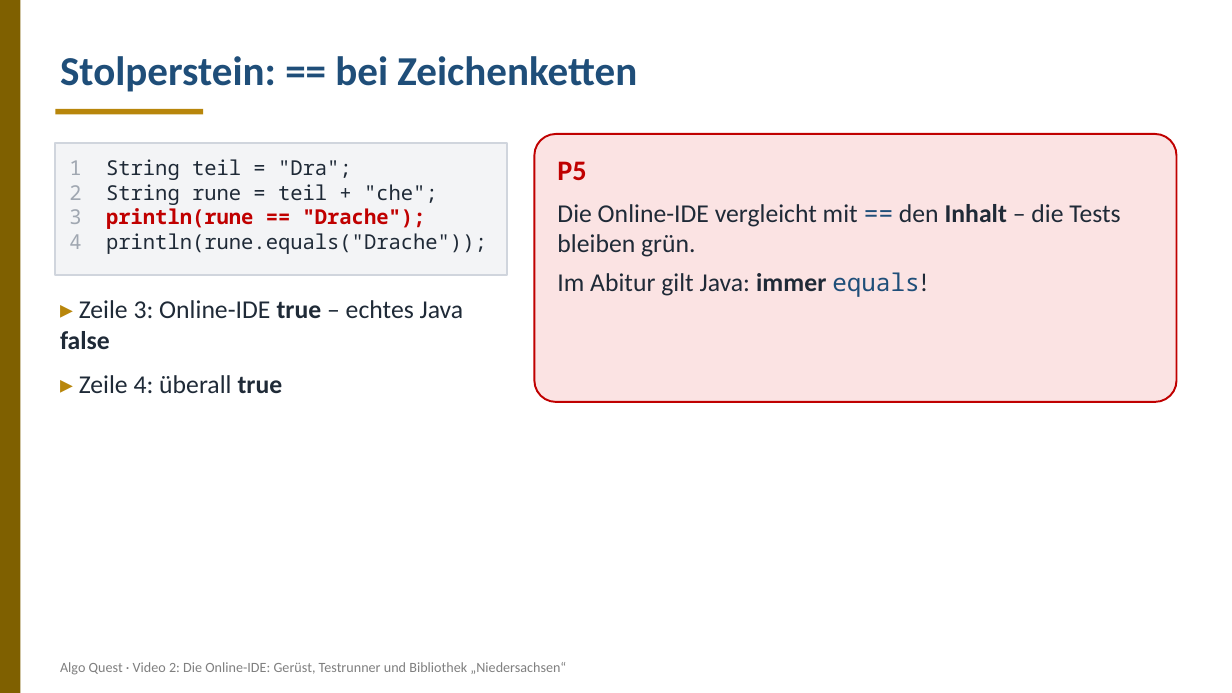
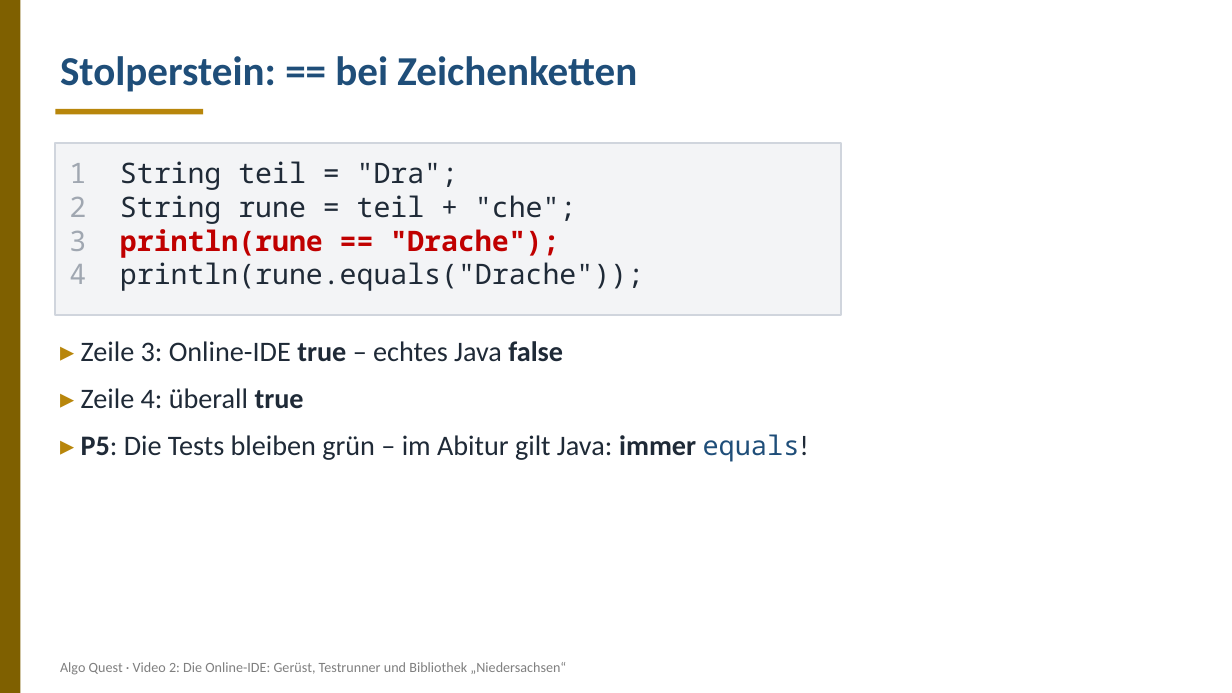
Before and after one commit to frankjuchim/AlgoQuest, a slide deck: slide 14 of materialien/Videos/02_Online-IDE_und_Testrunner/AQ_Video02_Online-IDE_und_Testrunner_Folien.pptx. Drawn at 1232x693 pixels with LibreOffice and Linux fonts; fonts in the diff are those of the drawing. Boxes give left, top, right and bottom in pixels: in the first picture for what was removed or moved away, otherwise in the second. Text is boxed around its words. In the diff, an @@ line names an element or a change of style, - is before the commit and + after.

```diff
--- a/materialien/Videos/02_Online-IDE_und_Testrunner/AQ_Video02_Online-IDE_und_Testrunner_Folien.pptx
+++ b/materialien/Videos/02_Online-IDE_und_Testrunner/AQ_Video02_Online-IDE_und_Testrunner_Folien.pptx
@@ rectangle: place and size @@
-rectangle at <box>55,143,506,274</box>
+rectangle at <box>55,143,841,315</box>
@@ rounded rectangle removed at <box>534,134,1177,402</box> @@
@@ text "1 String teil = "Dra";" at <box>69,161,644,291</box>: size 16 to 22 pt @@
@@ text removed at <box>557,161,1120,297</box> @@
-P5
-Die Online-IDE vergleicht mit == den Inhalt – die Tests bleiben grün.
-Im Abitur gilt Java: immer equals!
@@ text "▸ Zeile 3: Online-IDE true ...": place and size @@
-text "▸ Zeile 3: Online-IDE true ..." at <box>60,300,464,393</box>
+text "▸ Zeile 3: Online-IDE true ..." at <box>81,341,800,462</box>
@@ text at <box>81,341,563,409</box>: size 20 to 22 pt in "▸ Zeile 3: Online-IDE true – echtes ...", "▸ Zeile 4: überall true" @@
@@ text at <box>81,434,800,462</box>: paragraph added @@
+▸ P5: Die Tests bleiben grün – im Abitur gilt Java: immer equals!
```
Also in this commit, not shown: 8 other slides changed, 1 other file.
